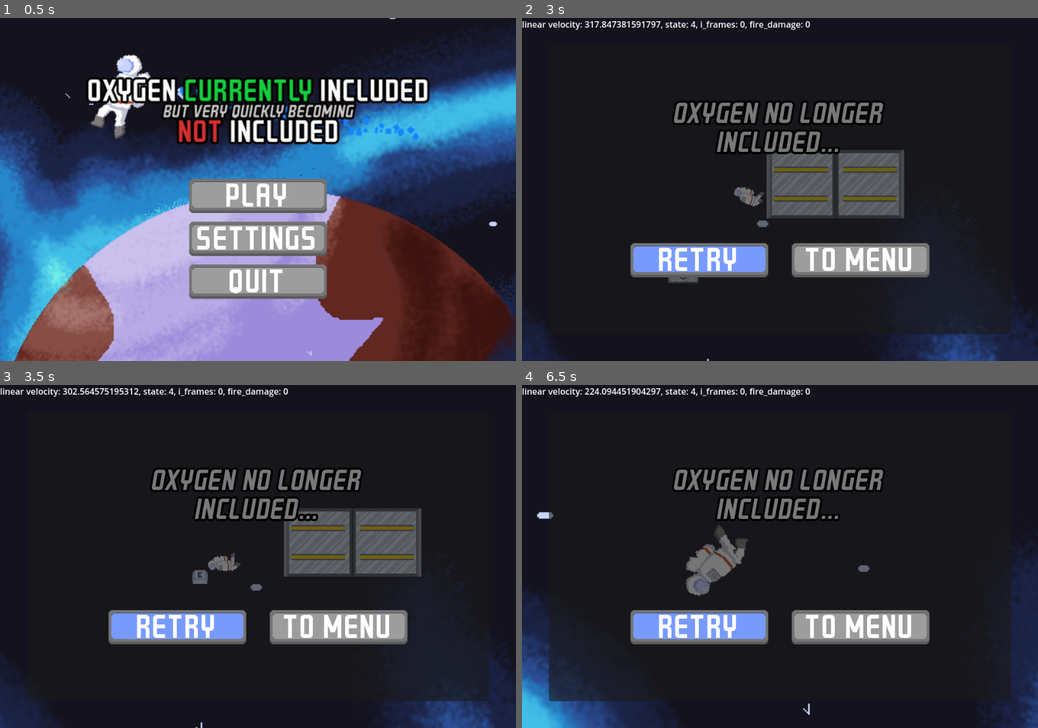
Above: before the commit, frames 1-4 (two rows, left to right).
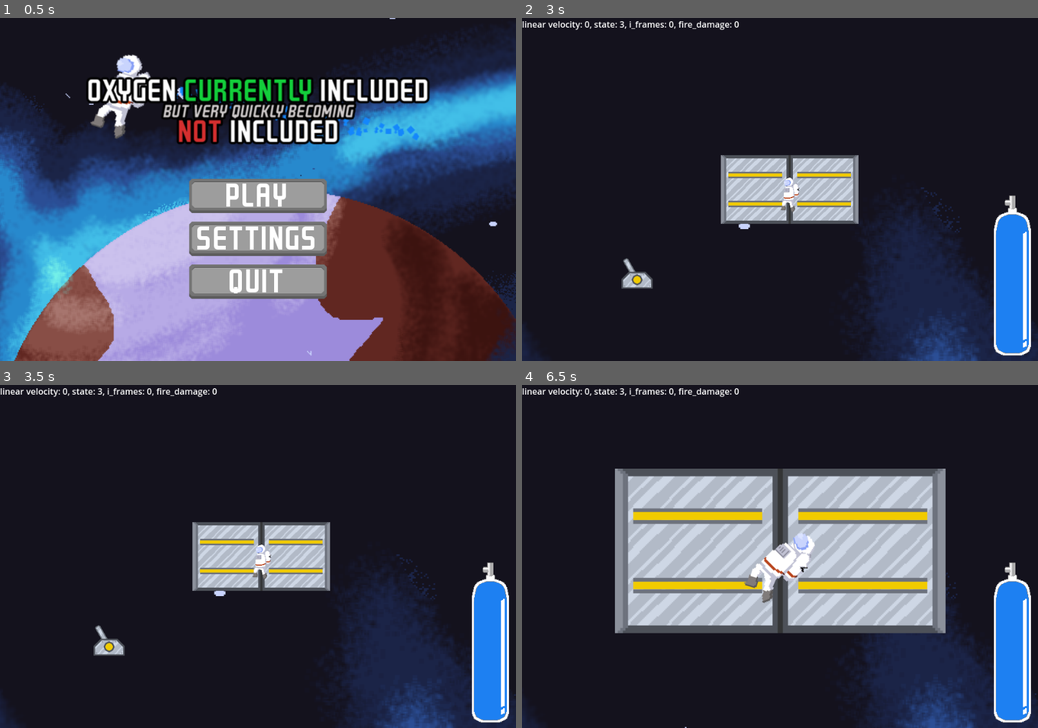
Above: after the commit, the same moments.

Repository: OllieOA/depressurization
Game: Godot game, scene res://StartMenuFolder/start_menu.tscn
Same seed, same stepped clock (60 frames per second), same inputs: the game is played once before the commit and once after it. Sound files missing from this copy of the repository are replaced by a short silence.
Inputs (mouse positions are in pixels of both pictures, inside the frame that each line leads up to):
- Up to frame 1 (0.5 s): no input
- Up to frame 2 (3 s): click (780, 196) at 0.5 s; move the mouse to (893, 172) at 1.27 s; tap Space (launch) at 1.35 s; move the mouse to (676, 206) at 2.02 s; tap Left (rotate_anticlockwise) at 2.1 s; click (697, 261) at 2.75 s
- Up to frame 3 (3.5 s): no input
- Up to frame 4 (6.5 s): click (697, 628) at 3.52 s; click (697, 628) at 4.27 s; move the mouse to (831, 481) at 5.02 s; hold Right (rotate_clockwise) 5.03-5.78 s; move the mouse to (754, 625) at 5.77 s; tap Mouse wheel up (zoom_in) at 5.85 s

Frame 1 is identical in both runs. In frame 2, 24% of the frame differs, in the area x 1-100%, y 0-100%; in frame 3, 27%; in frame 4, 47%, in the area x 0-100%, y 0-100%.

Commit message:
Game works, time for levels

Diff:
--- a/FailScreenFolder/fail_screen_preset.gd
+++ b/FailScreenFolder/fail_screen_preset.gd
@@ -7,4 +7,4 @@
 
 
 func _on_retry_button_pressed():
-	get_tree().change_scene_to_file("res://Levels/worlds.tscn")
+	get_tree().change_scene_to_file("res://game_world/game_world.tscn")
--- a/character/character.gd
+++ b/character/character.gd
@@ -34,6 +34,7 @@
 var state = State.LATCHED
 
 enum State {
+	VIBING,  # Special title screen state
 	FLYING,
 	LATCHING,
 	LATCHED,
@@ -127,6 +128,8 @@
 			state = State.FLYING
 		State.DEAD:
 			pass
+		State.VIBING:
+			pass
 
 	total_oxygen = clamp(total_oxygen - step_drain, 0.0, 1.0)
 
Not shown: 1 places in StartMenuFolder/start_menu.tscn that only renumber resources
Not shown: 1 places in character/character.tscn that only renumber resources
